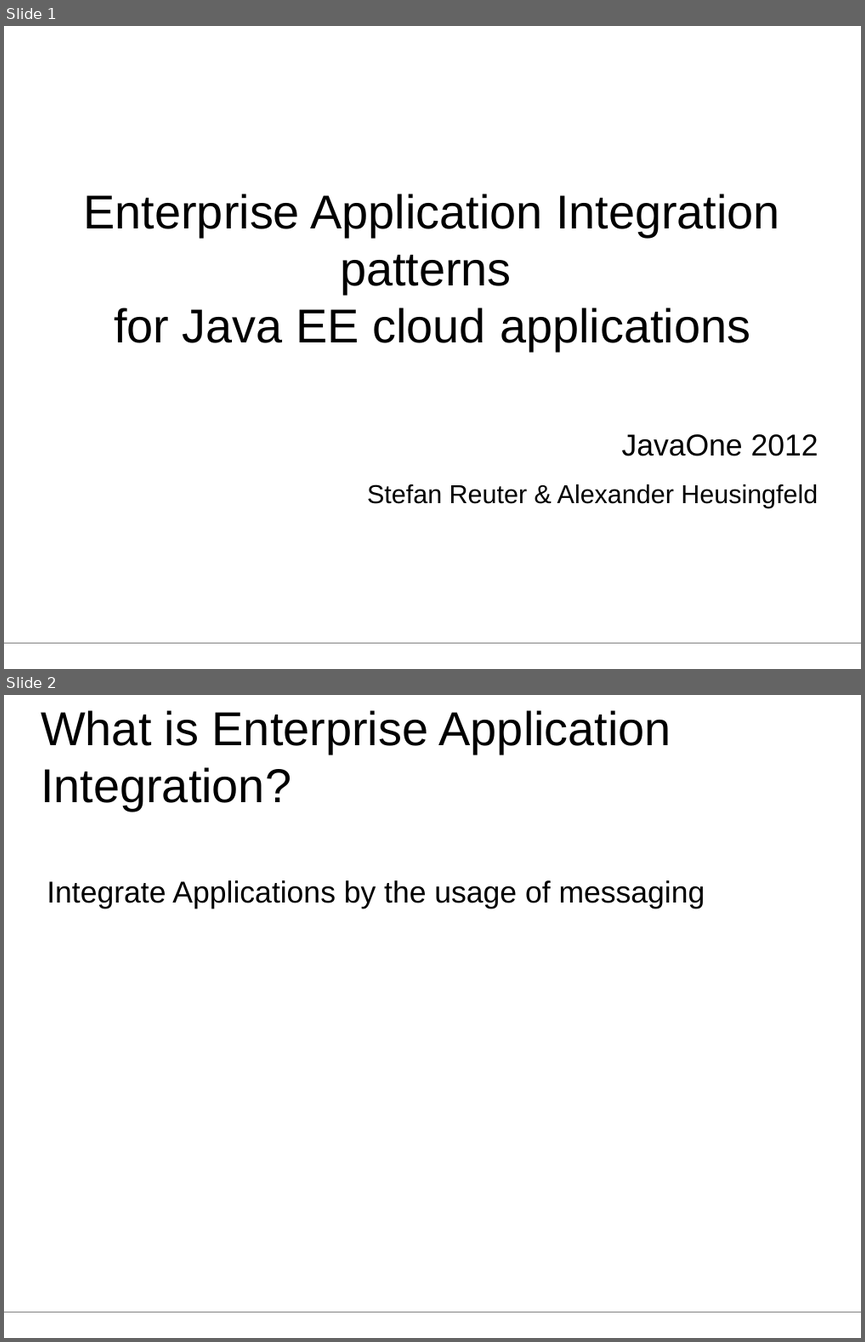
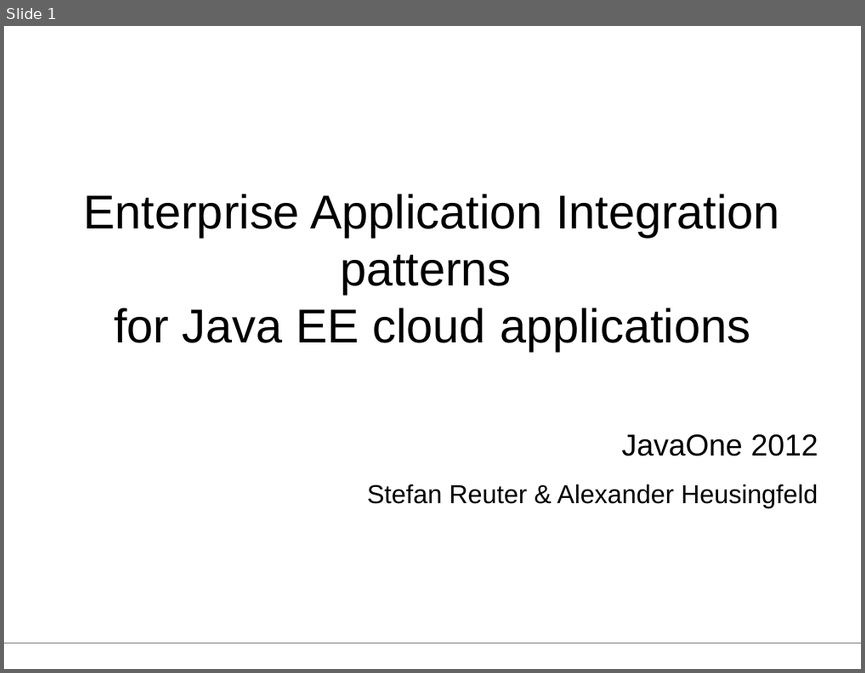
Before and after one commit to aheusingfeld/javaone2012, a slide deck: slides/eai-slides.odp. Shown one above the other, each under a label of ours: slides 1 and 2 before the commit, slide 1 after it. The pictures are 865x1342 and 865x673 pixels, drawn with LibreOffice and Linux fonts; fonts in the diff are those of the drawing. Boxes give left, top, right and bottom in pixels: in the first picture for what was removed or moved away, otherwise in the second. Text is boxed around its words. In the diff, an @@ line names an element or a change of style, - is before the commit and + after.

```diff
--- a/slides/eai-slides.odp
+++ b/slides/eai-slides.odp
@@ slide 2 removed at box(4, 695, 861, 1338), background #FFFFFF; not listed: 1 template element that a slide beside it also shows @@
@@ title removed at box(41, 710, 671, 811) @@
-What is Enterprise Application Integration?
@@ text removed at box(46, 880, 705, 908) @@
-Integrate Applications by the usage of messaging
```
Also in this commit, not shown: 7 slides changed, 6 slides added, 1 other slide removed, 1 other file.
